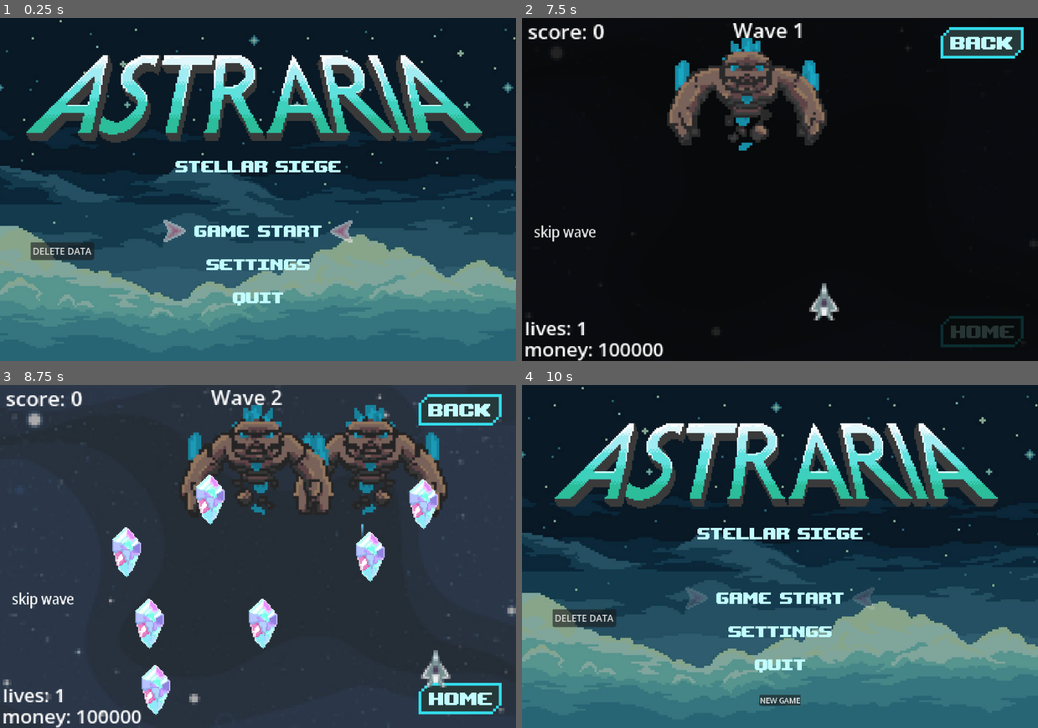
Above: before the commit, frames 1-4 (two rows, left to right).
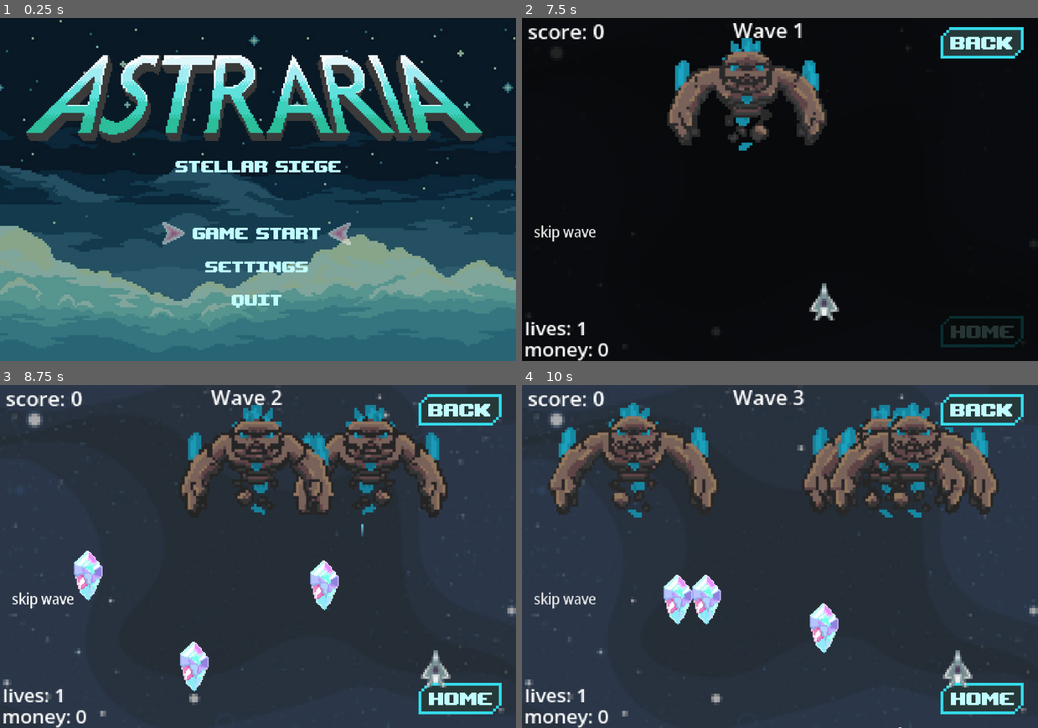
Above: after the commit, the same moments.

Repository: williamhoangbossman/bad-guys-space-shooters
Game: Godot game, scene res://scenes/MainScenes/StartScreen.tscn
Same seed, same stepped clock (60 frames per second), same inputs: the game is played once before the commit and once after it.
Inputs (mouse positions are in pixels of both pictures, inside the frame that each line leads up to; where the layout moved, square brackets give the same spot in the first picture):
- Up to frame 1 (0.25 s): no input
- Up to frame 2 (7.5 s): click (780, 234) [780, 230] at 0.5 s; click (780, 234) [780, 230] at 1.25 s; click (712, 295) at 2 s; click (620, 86) at 2.75 s; click (620, 86) at 3.5 s; click (780, 86) at 4.25 s; click (780, 86) at 5 s; click (934, 86) at 5.75 s; click (857, 295) at 6.5 s; tap Enter (ui_accept) at 7.25 s; hold D (Right) from 7.28 s (still down); hold Space (shoot) from 7.28 s (still down)
- Up to frame 3 (8.75 s): tap Enter (ui_accept) at 7.52 s; release D (Right) at 8 s; release Space (shoot) at 8 s; click "skip wave" at 8 s
- Up to frame 4 (10 s): click "skip wave" at 8.75 s; click (764, 662) at 9.5 s, where only the run before the commit has a clickable "RETURN"

The runs differ from the first frame. In frame 1, 2.3% of the frame differs, in the area x 5-69%, y 58-85%; in frame 2, 0.3%; in frame 3, 5.8%; in frame 4, 88%, in the area x 0-100%, y 0-100%.

Commit message:
Many Bug fixes

Diff:
--- a/Resources/Difficulty/DifficultyData.gd
+++ b/Resources/Difficulty/DifficultyData.gd
@@ -5,7 +5,7 @@
 
 @export var difficultyMultiplier: float = 1.0
 @export var enemyMoveSpeedMultiplier: float = 1
-@export var enemyMaxHPMultiplier: int = 1
+@export var enemyMaxHPMultiplier: float = 1.0
 @export var bullet_freq_min: float = 1.0
 @export var bullet_freq_max: float = 3.0
 
--- a/Resources/Difficulty/Easy.tres
+++ b/Resources/Difficulty/Easy.tres
@@ -5,6 +5,7 @@
 [resource]
 script = ExtResource("1_w2co7")
 enemyMoveSpeedMultiplier = 0.8
+bullet_freq_max = 1.75
 playerLivesMultiplier = 1.5
 playerBulletSpeedMultiplier = 1.3
-money_multiplier = 1.5
+money_multiplier = 1.2
--- a/Resources/Difficulty/Hard.tres
+++ b/Resources/Difficulty/Hard.tres
@@ -7,7 +7,7 @@
 enemyMoveSpeedMultiplier = 4.0
 enemyMaxHPMultiplier = 2
 bullet_freq_min = 0.04
-bullet_freq_max = 0.1
+bullet_freq_max = 0.26
 playerLivesMultiplier = 0.6
 playerBulletSpeedMultiplier = 7.5
-money_multiplier = 0.8
+money_multiplier = 1.5
--- a/Resources/Difficulty/Normal.tres
+++ b/Resources/Difficulty/Normal.tres
@@ -4,6 +4,4 @@
 
 [resource]
 script = ExtResource("1_y8u5t")
-enemyMaxHPMultiplier = 1
-bullet_freq_max = 2.0
-playerBulletSpeedMultiplier = 1.0
+bullet_freq_max = 1.5
--- a/Resources/Enemies/golemStats.tres
+++ b/Resources/Enemies/golemStats.tres
@@ -86,6 +86,7 @@
 [resource]
 script = ExtResource("1_gxsss")
 name = "GolemMonster"
+maxHealthPoints = 20
 spriteFrames = SubResource("SpriteFrames_5yo2v")
 BulletFrequencyMin = 1.0
 BulletFrequencyMax = 3
--- a/Resources/Player/playerStats.tres
+++ b/Resources/Player/playerStats.tres
@@ -4,4 +4,5 @@
 
 [resource]
 script = ExtResource("1_b5hkr")
+playerBaseDamage = 1.0
 metadata/_custom_type_script = "uid://i1fy72lb0wuj"
--- a/project.godot
+++ b/project.godot
@@ -52,22 +52,26 @@
 "deadzone": 0.2,
 "events": [Object(InputEventKey,"resource_local_to_scene":false,"resource_name":"","device":-1,"window_id":0,"alt_press …(191 unchanged characters)…
 , Object(InputEventKey,"resource_local_to_scene":false,"resource_name":"","device":-1,"window_id":0,"alt_pressed":false …(186 unchanged characters)…
+, Object(InputEventJoypadButton,"resource_local_to_scene":false,"resource_name":"","device":-1,"button_index":2,"pressure":0.0,"pressed":false,"script":null)
 ]
 }
 Right={
 "deadzone": 0.2,
 "events": [Object(InputEventKey,"resource_local_to_scene":false,"resource_name":"","device":-1,"window_id":0,"alt_press …(192 unchanged characters)…
 , Object(InputEventKey,"resource_local_to_scene":false,"resource_name":"","device":-1,"window_id":0,"alt_pressed":false …(186 unchanged characters)…
+, Object(InputEventJoypadButton,"resource_local_to_scene":false,"resource_name":"","device":-1,"button_index":1,"pressure":0.0,"pressed":false,"script":null)
 ]
 }
 shoot={
 "deadzone": 0.2,
 "events": [Object(InputEventKey,"resource_local_to_scene":false,"resource_name":"","device":-1,"window_id":0,"alt_press …(191 unchanged characters)…
+, Object(InputEventJoypadButton,"resource_local_to_scene":false,"resource_name":"","device":-1,"button_index":7,"pressure":0.0,"pressed":false,"script":null)
 ]
 }
 interact={
 "deadzone": 0.2,
 "events": [Object(InputEventKey,"resource_local_to_scene":false,"resource_name":"","device":-1,"window_id":0,"alt_press …(192 unchanged characters)…
+, Object(InputEventJoypadButton,"resource_local_to_scene":false,"resource_name":"","device":-1,"button_index":3,"pressure":0.0,"pressed":false,"script":null)
 ]
 }
 
--- a/scenes/MainScenes/StartScreen.tscn
+++ b/scenes/MainScenes/StartScreen.tscn
@@ -4,6 +4,8 @@
 [ext_resource type="FontFile" uid="uid://bjk4pcpi7w77" path="res://assets/Fonts/PixelOperator8-Bold.ttf" id="2_dxqsf"]
 [ext_resource type="Texture2D" uid="uid://2fac8scpueki" path="res://assets/UI/Menu/SKYCLOUDBG_1.png" id="2_fpu7k"]
 [ext_resource type="Texture2D" uid="uid://cch5jher6xjk3" path="res://assets/UI/Menu/MainMenu/GameStartMenu10x.png" id="3_e4gof"]
+[ext_resource type="Texture2D" uid="uid://dn13jago60d6j" path="res://assets/UI/MainMenu/ContinueBtn.png" id="3_k2xk6"]
+[ext_resource type="Texture2D" uid="uid://1w18ev1hh16a" path="res://assets/UI/MainMenu/New Game (1).png" id="4_7oa8u"]
 [ext_resource type="Texture2D" uid="uid://b7lk7n3446uri" path="res://assets/UI/Menu/MainMenu/SettingsMenu10x.png" id="4_o38up"]
 [ext_resource type="Texture2D" uid="uid://c6o5tl3s8rd63" path="res://assets/UI/Menu/MainMenu/QuitMenu10x.png" id="5_k2xk6"]
 [ext_resource type="Texture2D" uid="uid://3c2gqlsq5lwh" path="res://assets/UI/Menu/MainMenu/CursorSelect.png" id="6_dv5bs"]
@@ -159,16 +161,31 @@
 
 [node name="gameOptionsContainer" type="VBoxContainer" parent="MainScreenUI" unique_id=670057599]
 layout_mode = 0
-offset_left = -405.0
-offset_top = -110.0
-offset_right = 1305.0
-offset_bottom = 68.0
+offset_left = -434.0
+offset_top = -106.0
+offset_right = 1681.0
+offset_bottom = 2024.0
 scale = Vector2(0.13, 0.13)
 pivot_offset = Vector2(855, 544)
 theme_override_constants/separation = 300
 
+[node name="continueButton" type="TextureButton" parent="MainScreenUI/gameOptionsContainer" unique_id=87248966]
+visible = false
+custom_minimum_size = Vector2(100, 0)
+layout_mode = 2
+size_flags_horizontal = 4
+texture_normal = ExtResource("3_k2xk6")
+
+[node name="newGameButton" type="TextureButton" parent="MainScreenUI/gameOptionsContainer" unique_id=1508949911]
+visible = false
+custom_minimum_size = Vector2(100, 0)
+layout_mode = 2
+size_flags_horizontal = 4
+texture_normal = ExtResource("4_7oa8u")
+
 [node name="gameStartButton" type="TextureButton" parent="MainScreenUI/gameOptionsContainer" unique_id=56340042]
 layout_mode = 2
+size_flags_horizontal = 4
 texture_normal = ExtResource("3_e4gof")
 
 [node name="settingsButton" type="TextureButton" parent="MainScreenUI/gameOptionsContainer" unique_id=2002526867]
@@ -344,33 +361,8 @@
 offset_right = 71.0
 offset_bottom = 31.0
 
-[node name="deleteDataButton" type="Button" parent="." unique_id=1046998032]
-offset_left = 53.0
-offset_top = 392.0
-offset_right = 164.0
-offset_bottom = 423.0
-text = "DELETE DATA"
-
-[node name="ButtonsContainer" type="HBoxContainer" parent="." unique_id=260373643]
-offset_left = -129.0
-offset_top = 1391.0
-offset_right = 949.0
-offset_bottom = 1536.0
-
-[node name="continueButton" type="Button" parent="ButtonsContainer" unique_id=342093832]
-custom_minimum_size = Vector2(100, 0)
-layout_mode = 2
-size_flags_horizontal = 4
-theme_override_font_sizes/font_size = 100
-text = "CONTINUE"
-
-[node name="newGameButton" type="Button" parent="ButtonsContainer" unique_id=322419610]
-custom_minimum_size = Vector2(100, 0)
-layout_mode = 2
-size_flags_horizontal = 4
-theme_override_font_sizes/font_size = 100
-text = "NEW GAME"
-
+[connection signal="pressed" from="MainScreenUI/gameOptionsContainer/continueButton" to="." method="_on_continue_button_pressed"]
+[connection signal="pressed" from="MainScreenUI/gameOptionsContainer/newGameButton" to="." method="_on_new_game_button_pressed"]
 [connection signal="pressed" from="MainScreenUI/gameOptionsContainer/gameStartButton" to="." method="_on_game_start_button_pressed"]
 [connection signal="pressed" from="MainScreenUI/gameOptionsContainer/gameStartButton" to="MainScreenUI/gameOptionsContainer" method="_on_game_start_button_pressed"]
 [connection signal="pressed" from="MainScreenUI/gameOptionsContainer/settingsButton" to="." method="_on_settings_button_pressed"]
@@ -382,7 +374,6 @@
 [connection signal="pressed" from="DifficultyMenu/DifficultyContainer/NormalModeButton" to="." method="_on_normal_mode_button_pressed"]
 [connection signal="pressed" from="DifficultyMenu/DifficultyContainer/HardModeButton" to="." method="_on_hard_mode_button_pressed"]
 [connection signal="pressed" from="SettingsMenu2/Control/returnButtonContainer/returnButton" to="." method="_on_return_button_pressed"]
-[connection signal="pressed" from="deleteDataButton" to="." method="_on_delete_data_button_pressed"]
 
 [editable path="Transition"]
 [editable path="SettingsMenu2"]
--- a/scenes/UIScenes/Gameplay/death_screen.tscn
+++ b/scenes/UIScenes/Gameplay/death_screen.tscn
@@ -1,6 +1,7 @@
 [gd_scene format=3 uid="uid://bfw5qnfe50dyv"]
 
 [ext_resource type="Script" uid="uid://d05bbelsd42gq" path="res://scripts/UIScripts/GameplayScripts/deathScreenScript.gd" id="1_1jlxs"]
+[ext_resource type="Texture2D" uid="uid://870mq6d70ico" path="res://assets/UI/whatEvenIsThis.png" id="2_vnjw7"]
 
 [node name="DeathScreen" type="CanvasLayer" unique_id=963930137]
 script = ExtResource("1_1jlxs")
@@ -13,13 +14,15 @@
 grow_horizontal = 2
 grow_vertical = 2
 
-[node name="ColorRect" type="ColorRect" parent="Control" unique_id=196066430]
+[node name="ColorRect" type="ColorRect" parent="Control" unique_id=370377504]
 layout_mode = 1
 anchors_preset = 15
 anchor_right = 1.0
 anchor_bottom = 1.0
 grow_horizontal = 2
 grow_vertical = 2
+scale = Vector2(10, 10)
+color = Color(0.6745098, 1, 1, 1)
 
 [node name="GoToHell" type="Label" parent="Control" unique_id=3117357]
 layout_mode = 0
@@ -27,10 +30,10 @@
 offset_top = 52.999996
 offset_right = 629.0
 offset_bottom = 190.0
-scale = Vector2(1.3802255, 1.6603577)
+scale = Vector2(1.38468, 1.6641988)
 theme_override_colors/font_color = Color(1, 0, 0, 1)
 theme_override_font_sizes/font_size = 100
-text = "GO TO HELL"
+text = "DEAD"
 
 [node name="ReturnButton" type="Button" parent="Control" unique_id=946543695]
 process_mode = 3
@@ -42,4 +45,10 @@
 scale = Vector2(2.8097796, 3.2707784)
 text = "RETURN"
 
+[node name="WhatEvenIsThis" type="Sprite2D" parent="Control" unique_id=1582931648]
+modulate = Color(1, 1, 1, 0.15294118)
+position = Vector2(516, 324.00003)
+scale = Vector2(0.3386951, 0.36118382)
+texture = ExtResource("2_vnjw7")
+
 [connection signal="pressed" from="Control/ReturnButton" to="." method="_on_return_button_pressed"]
--- a/scenes/UIScenes/Menus/areYouSure.tscn
+++ b/scenes/UIScenes/Menus/areYouSure.tscn
@@ -1,6 +1,10 @@
 [gd_scene format=3 uid="uid://bg6pn13rc7dgi"]
 
+[ext_resource type="Script" uid="uid://c4pte76shlo6g" path="res://scripts/UIScripts/MenusScripts/are_you_sure.gd" id="1_0gwoj"]
+
 [node name="PrecautionMenu" type="CanvasLayer" unique_id=362821646]
+process_mode = 3
+script = ExtResource("1_0gwoj")
 
 [node name="Control" type="Control" parent="." unique_id=982184380]
 layout_mode = 3
@@ -23,16 +27,18 @@
 custom_minimum_size = Vector2(100, 0)
 layout_mode = 0
 offset_left = 245.0
-offset_top = 51.999996
-offset_right = 492.0
-offset_bottom = 101.0
+offset_top = 52.0
+offset_right = 1192.0
+offset_bottom = 281.0
 scale = Vector2(0.43511775, 0.5883081)
 theme_override_colors/font_color = Color(1, 0, 1, 1)
 theme_override_font_sizes/font_size = 40
 text = "Are you sure you want to create a new game?
 
 Creating a new game will overwrite any data you
-have in your current game file. "
+have in your current game file.
+
+ALL YOUR DATA WILL BE RESET."
 
 [node name="optionsContainer" type="HBoxContainer" parent="Control" unique_id=652199530]
 layout_mode = 0
@@ -47,6 +53,10 @@
 layout_mode = 2
 text = "NO"
 
-[node name="noButton2" type="Button" parent="Control/optionsContainer" unique_id=1620047507]
+[node name="yesButton" type="Button" parent="Control/optionsContainer" unique_id=1620047507]
+process_mode = 3
 layout_mode = 2
 text = "YES"
+
+[connection signal="pressed" from="Control/optionsContainer/noButton" to="." method="_on_no_button_pressed"]
+[connection signal="pressed" from="Control/optionsContainer/yesButton" to="." method="_on_yes_button_pressed"]
--- a/scenes/UIScenes/Menus/upgrade_menu.tscn
+++ b/scenes/UIScenes/Menus/upgrade_menu.tscn
@@ -3,6 +3,8 @@
 [ext_resource type="Script" uid="uid://bhq4dburvuv1v" path="res://scripts/UIScripts/MenusScripts/upgradeMenu.gd" id="1_7nlu7"]
 [ext_resource type="Resource" uid="uid://dqi57ynakuwtk" path="res://Resources/Upgrades/Upgrades.tres" id="2_jsb2q"]
 [ext_resource type="PackedScene" uid="uid://bm1ctegd1mco2" path="res://scenes/UIScenes/Menus/UpgradeButtonSlot.tscn" id="3_ctjo2"]
+[ext_resource type="Texture2D" uid="uid://blof2guekwfx3" path="res://assets/UI/atksymbol.jpeg" id="4_1wbpb"]
+[ext_resource type="Texture2D" uid="uid://clcg2iq1k3tet" path="res://assets/UI/defenseicon.png" id="5_tngri"]
 
 [node name="UpgradeMenu" type="CanvasLayer" unique_id=677118975]
 process_mode = 3
@@ -49,6 +51,11 @@
 offset_bottom = 43.80327
 scale = Vector2(0.22094423, 0.53627515)
 
+[node name="Atksymbol" type="Sprite2D" parent="DamageTab/UpgradeInfo" unique_id=838680302]
+position = Vector2(20.458054, 19.821262)
+scale = Vector2(0.10939209, 0.075572126)
+texture = ExtResource("4_1wbpb")
+
 [node name="UpgradeButtonSlot" parent="DamageTab" unique_id=1888422925 instance=ExtResource("3_ctjo2")]
 layout_mode = 1
 offset_left = 16.73654
@@ -82,13 +89,26 @@
 offset_bottom = 43.80327
 scale = Vector2(0.22094423, 0.53627515)
 
+[node name="Defenseicon" type="Sprite2D" parent="DefenseTab/UpgradeInfo" unique_id=704354056]
+position = Vector2(19.905128, 19.821262)
+scale = Vector2(0.09235749, 0.059726547)
+texture = ExtResource("5_tngri")
+
+[node name="ColorRect2" type="ColorRect" parent="DefenseTab/UpgradeInfo/Defenseicon" unique_id=460627243]
+z_index = 4096
+offset_left = -266.4099
+offset_top = 243.57205
+offset_right = -226.40991
+offset_bottom = 283.57205
+scale = Vector2(13.322351, 1.1573349)
+
 [node name="UpgradeButtonSlot" parent="DefenseTab" unique_id=782417021 instance=ExtResource("3_ctjo2")]
 layout_mode = 0
-offset_left = 16.308964
-offset_top = 25.745209
-offset_right = 16.308964
-offset_bottom = 25.745209
-scale = Vector2(0.033309214, 0.04592146)
+offset_left = 16.675457
+offset_top = 25.745213
+offset_right = 16.675457
+offset_bottom = 25.745213
+scale = Vector2(0.027496856, 0.044742584)
 upgradeID = "health"
 costMultiplier = 5.0
 
@@ -178,11 +198,13 @@
 "
 
 [node name="AttacksUpgradeTab" type="Button" parent="ButtonsTabContainer" unique_id=1584669568]
+visible = false
 custom_minimum_size = Vector2(100, 0)
 layout_mode = 2
 text = "ATTACKS"
 
 [node name="MiscUpgradesTab" type="Button" parent="ButtonsTabContainer" unique_id=879338983]
+visible = false
 custom_minimum_size = Vector2(100, 0)
 layout_mode = 2
 text = "MISC"
--- a/scripts/CharScripts/EnemyScripts/enemy.gd
+++ b/scripts/CharScripts/EnemyScripts/enemy.gd
@@ -51,7 +51,7 @@
 
 	enemyBullet.global_position.x = enemyCharacter.global_position.x
 	enemyBullet.global_position.y = enemyCharacter.global_position.y
-	enemyBullet.setupBullet(bulletSpeed, enemyData)
+	enemyBullet.setupBullet(bulletSpeed, data)
 
 func startShotTimer() -> void:
 	shotTimer.wait_time = randf_range(minFreq, maxFreq)
@@ -68,8 +68,10 @@
 		die()
 
 func die():
-	EconomyManager.currentMoney += EconomyManager.moneyMultiplier * 1
+	EconomyManager.currentMoney += EconomyManager.waveMoneyMultiplier * EconomyManager.moneyMultiplier * 1
 	GameManager.currentScore += 1 * GameManager.scoreMultiplier
+
+	print(EconomyManager.moneyMultiplier)
 	queue_free()
 
 func _physics_process(delta: float) -> void:
--- a/scripts/MainScripts/ManagerScripts/EconomyManager.gd
+++ b/scripts/MainScripts/ManagerScripts/EconomyManager.gd
@@ -1,13 +1,6 @@
 extends Node
 
-var currentMoney: float = 100000
+var currentMoney: float = 0
+
+var waveMoneyMultiplier: float = 1
 var moneyMultiplier: float = 1
-
-# Called when the node enters the scene tree for the first time.
-func _ready() -> void:
-	pass # Replace with function body.
-
-
-# Called every frame. 'delta' is the elapsed time since the previous frame.
-func _process(delta: float) -> void:
-	pass
--- a/scripts/MainScripts/ManagerScripts/GameManager.gd
+++ b/scripts/MainScripts/ManagerScripts/GameManager.gd
@@ -44,3 +44,30 @@
 		upgradeLevels[type] = currentLevel + 1
 		return true
 	return false
+
+func resetData() -> void:
+	currentDifficulty = "Please Select!"
+	gamePaused = false
+	gameDataStored = false
+	selectedWorldName = "GolemLand"
+	currentScore = 0.0
+	scoreMultiplier = 1.0
+
+	EconomyManager.currentMoney = 0
+
+	currentEnemyStats = null
+	currentBackgroundTexture = null
+	currentWeapon = null
+	currentSkin = null
+
+
+	unlockedWeapons.clear()
+	unlockedSkins.clear()
+
+	for key in upgradeLevels.keys():
+		upgradeLevels[key] = 1
+
+
+	var save_path = "user://savegame.json"
+	if FileAccess.file_exists(save_path):
+		DirAccess.remove_absolute(save_path)
--- a/scripts/MainScripts/ManagerScripts/waveManager.gd
+++ b/scripts/MainScripts/ManagerScripts/waveManager.gd
@@ -42,6 +42,7 @@
 
 func applyDifficulty(config: DifficultyData) -> void:
 	EconomyManager.moneyMultiplier = config.money_multiplier
+	print(EconomyManager.moneyMultiplier)
 
 func startNextWave() -> void:
 	spawnEnemy()
@@ -69,7 +70,7 @@
 	livingEnemiesCount += 1
 
 	var waveHPMultipler: float = 1.0 + ((currentWave - 1) * 0.2)
-	EconomyManager.moneyMultiplier = 1.0 + ((currentWave -1 ) * 1.75)
+	EconomyManager.waveMoneyMultiplier = 1.0 + ((currentWave -1 ) * 1.75)
 	var activeEnemyData = GameManager.currentEnemyStats if GameManager.currentEnemyStats != null else golemData
 
 	enemy.setUp(activeEnemyData, currentConfig, waveHPMultipler)
--- a/scripts/UIScripts/GameplayScripts/deathScreenScript.gd
+++ b/scripts/UIScripts/GameplayScripts/deathScreenScript.gd
@@ -3,6 +3,4 @@
 
 func _on_return_button_pressed() -> void:
 	UiManager.closeCurrentUI()
-
-
 	get_tree().change_scene_to_file("res://scenes/MainScenes/StartScreen.tscn")
--- /dev/null
+++ b/scripts/UIScripts/MenusScripts/are_you_sure.gd
@@ -0,0 +1,11 @@
+extends CanvasLayer
+
+
+func _on_no_button_pressed() -> void:
+	print("YES")
+	UiManager.closeCurrentUI()
+
+
+func _on_yes_button_pressed() -> void:
+	GameManager.resetData()
+	UiManager.closeCurrentUI()
--- a/scripts/UIScripts/MenusScripts/start_screen.gd
+++ b/scripts/UIScripts/MenusScripts/start_screen.gd
@@ -16,10 +16,8 @@
 @onready var settingsButton = $MainScreenUI/gameOptionsContainer/settingsButton
 @onready var quitButton = $MainScreenUI/gameOptionsContainer/quitButton2
 
-@onready var continueButton: Button = $ButtonsContainer/continueButton
-@onready var newGameButton: Button = $ButtonsContainer/newGameButton
-
-@onready var buttonsContainer: HBoxContainer = $ButtonsContainer
+@onready var continueButton: TextureButton = $MainScreenUI/gameOptionsContainer/continueButton
+@onready var newGameButton: TextureButton = $MainScreenUI/gameOptionsContainer/newGameButton
 
 
 var pressed: bool = false
@@ -37,8 +35,14 @@
 		if child is TextureButton:
 			child.focus_entered.connect(func(): onButtonFocusEntered(child))
 
-	playButton.grab_focus()
 	giveOptionsUponDataStored()
+
+	if GameManager.gameDataStored:
+		continueButton.grab_focus()
+	else:
+		playButton.grab_focus()
+
+
 	#titleLabel.pivot_offset = titleLabel.size / 2
 	#titleLabel.stretch_mode = TextureRect.STRETCH_KEEP_CENTERED
 
@@ -47,14 +51,10 @@
 	#slideanimation.play("SlideDown")
 
 func giveOptionsUponDataStored() -> void:
-	if GameManager.gameDataStored:
-		var gameOptionsContainerIndex = gameOptionsContainer.get_index()
-		buttonsContainer.move_child(continueButton, gameOptionsContainerIndex)
-		newGameButton.reparent(gameOptionsContainer)
-	else:
-		var gameOptionsContainerIndex = gameOptionsContainer.get_index()
-		buttonsContainer.move_child(playButton, gameOptionsContainerIndex)
-		newGameButton.reparent(buttonsContainer)
+	var hasData = GameManager.gameDataStored
+	continueButton.visible = hasData
+	newGameButton.visible = hasData
+	playButton.visible = !hasData
 
 
 func onButtonFocusEntered(_button: TextureButton) -> void:
@@ -91,9 +91,10 @@
 	transition.play("FadeIn")
 	await get_tree().create_timer(0.75).timeout
 	transition.play("FadeOut")
+	difficultyMenu.visible = false
 	await get_tree().create_timer(0.75).timeout
 	transitionrect.visible = false
-	difficultyMenu.visible = false
+
 
 	playButton.grab_focus()
 
@@ -193,18 +194,8 @@
 func _on_return_button_pressed() -> void:
 	settingsButton.grab_focus()
 
-
-func _on_delete_data_button_pressed() -> void:
-	GameManager.gameDataStored = false
-	GameManager.currentScore = 0
-	GameManager.scoreMultiplier = 1
-
-	EconomyManager.currentMoney = 0
-	EconomyManager.moneyMultiplier = 1
-
-
-	var deletedata = $deleteDataButton
-	deletedata.text = "DELETED"
-
-	await get_tree().create_timer(1).timeout
-	deletedata.text = "DELETE DATA"
+func _on_continue_button_pressed() -> void:
+	_on_game_start_button_pressed()
+
+func _on_new_game_button_pressed() -> void:
+	UiManager.openPrecautionMenu()
Binary file added: assets/UI/MainMenu/ContinueBtn.png
Not shown, added: assets/UI/MainMenu/ContinueBtn.png.import
Binary file added: assets/UI/MainMenu/Group 14.png
Not shown, added: assets/UI/MainMenu/Group 14.png.import
Binary file added: assets/UI/MainMenu/New Game (1).png
Not shown, added: assets/UI/MainMenu/New Game (1).png.import
Binary file added: assets/UI/atksymbol.jpeg
Not shown, added: assets/UI/atksymbol.jpeg.import
Binary file added: assets/UI/defenseicon.png
Not shown, added: assets/UI/defenseicon.png.import
Binary file added: assets/UI/whatEvenIsThis.png
Not shown, added: assets/UI/whatEvenIsThis.png.import
(and 1 more such lines)
